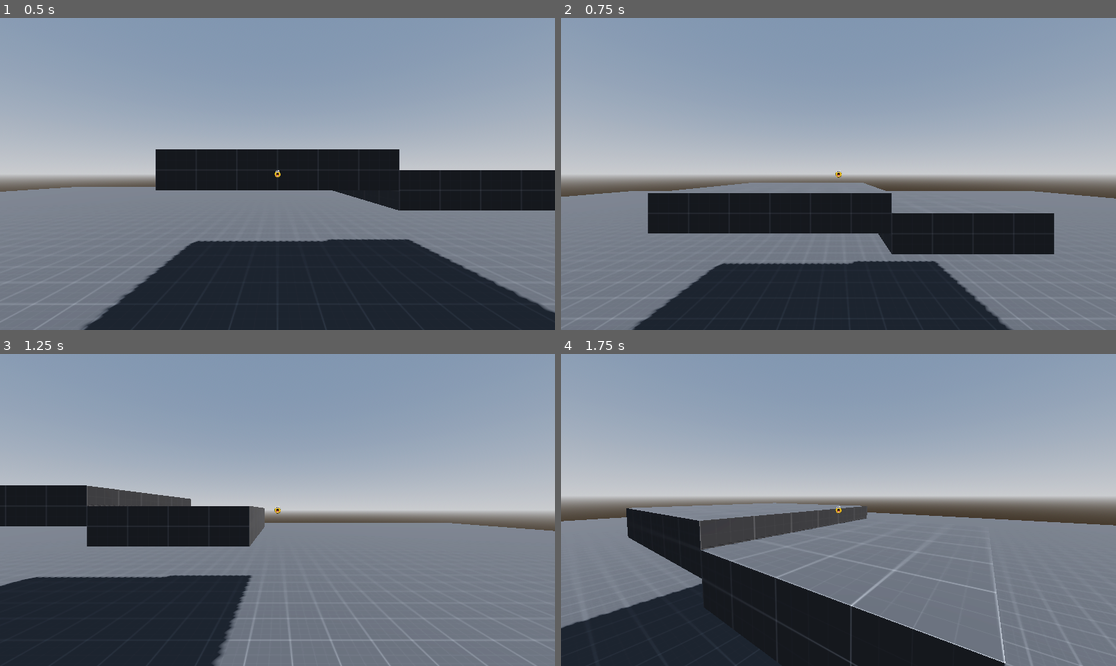
Above: before the commit, frames 1-4 (two rows, left to right).
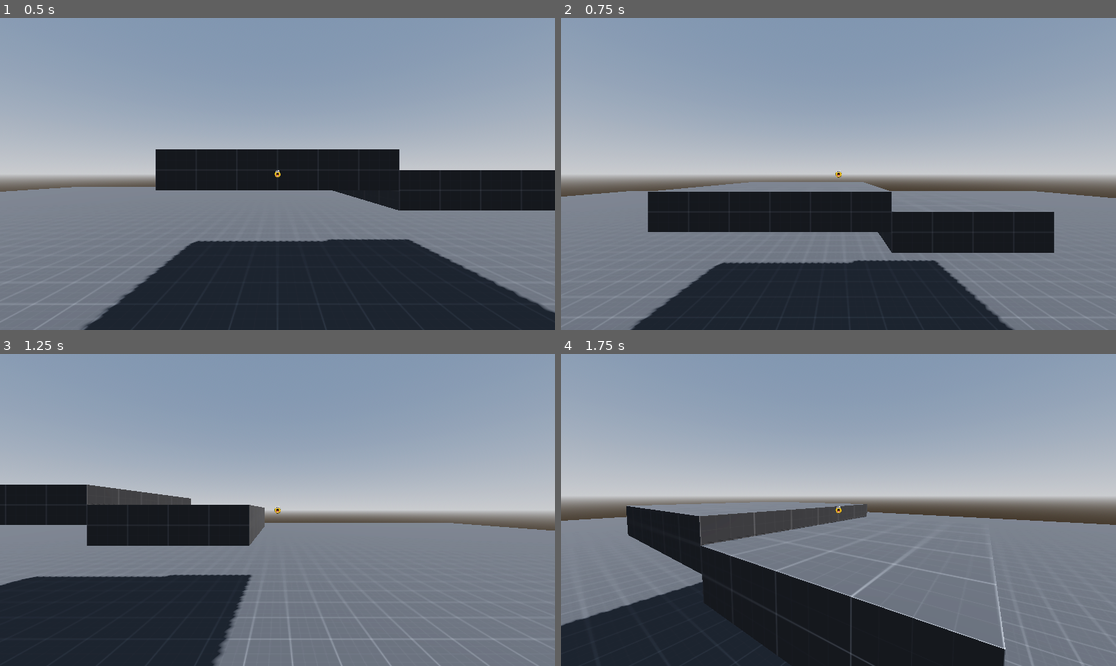
Above: after the commit, the same moments.

Repository: Kollyr552/gracelike
Game: Godot game, scene res://src/world.tscn
Two runs of this game, one before a commit and one after it. Both use one fixed random seed, a clock stepped at 60 frames per second and the inputs below.
Inputs (mouse positions are in pixels of both pictures, inside the frame that each line leads up to):
- Up to frame 1 (0.5 s): no input
- Up to frame 2 (0.75 s): tap Enter (ui_accept) at 0.5 s; move the mouse to (960, 158) at 0.52 s; hold D (move_right) from 0.53 s (still down); hold Middle mouse button (change_mouse_capture) from 0.53 s (still down); click (960, 158) at 0.67 s
- Up to frame 3 (1.25 s): keep holding D (move_right); keep holding Middle mouse button (change_mouse_capture); tap Enter (ui_accept) at 0.77 s
- Up to frame 4 (1.75 s): move the mouse to (810, 510) at 1.27 s; release D (move_right) at 1.28 s; release Middle mouse button (change_mouse_capture) at 1.28 s; hold W (move_forward) from 1.28 s (still down); tap Shift (move_crouch) at 1.35 s; tap Enter (ui_accept) at 1.52 s

Frame 1 is identical in both runs. In frame 2, 1.1% of the frame differs, in the area x 1-100%, y 52-100%; in frame 3, 0.5%; in frame 4, 3.7%, in the area x 0-100%, y 47-100%.

Commit message:
normalised bob ypos

Diff:
--- a/src/player.tscn
+++ b/src/player.tscn
@@ -54,8 +54,8 @@
 [node name="ViewBob" type="Node3D" parent="SpringArm3D/HeadPos"]
 script = ExtResource("3_ehvfd")
 bob_speed = 20.0
-bob_height = 0.02
-bob_ease = 0.4
+bob_height = 0.08
+bob_ease = 0.5
 
 [node name="Camera3D" type="Camera3D" parent="SpringArm3D/HeadPos/ViewBob"]
 transform = Transform3D(1, 0, 0, 0, 1, 0, 0, 0, 1, 0, -0.1, 0)
--- a/src/view_bob.gd
+++ b/src/view_bob.gd
@@ -2,7 +2,7 @@
 extends Node3D
 
 @export var bob_speed: float = 15.0
-@export var bob_height: float = 0.05
+@export var bob_height: float = 0.2
 @export var bob_ease: float = 1.0
 
 var target_bob_ypos: float = 0.0
@@ -10,7 +10,7 @@
 func bob_view(time:float, do_bob:bool, d_t:float) -> void:
 
 	if do_bob:
-		target_bob_ypos = (cos(time*bob_speed) - 1.0) * bob_height
+		target_bob_ypos = (cos(time*bob_speed)-1.0)*0.5 * bob_height
 	else:
 		target_bob_ypos = 0.0
 
